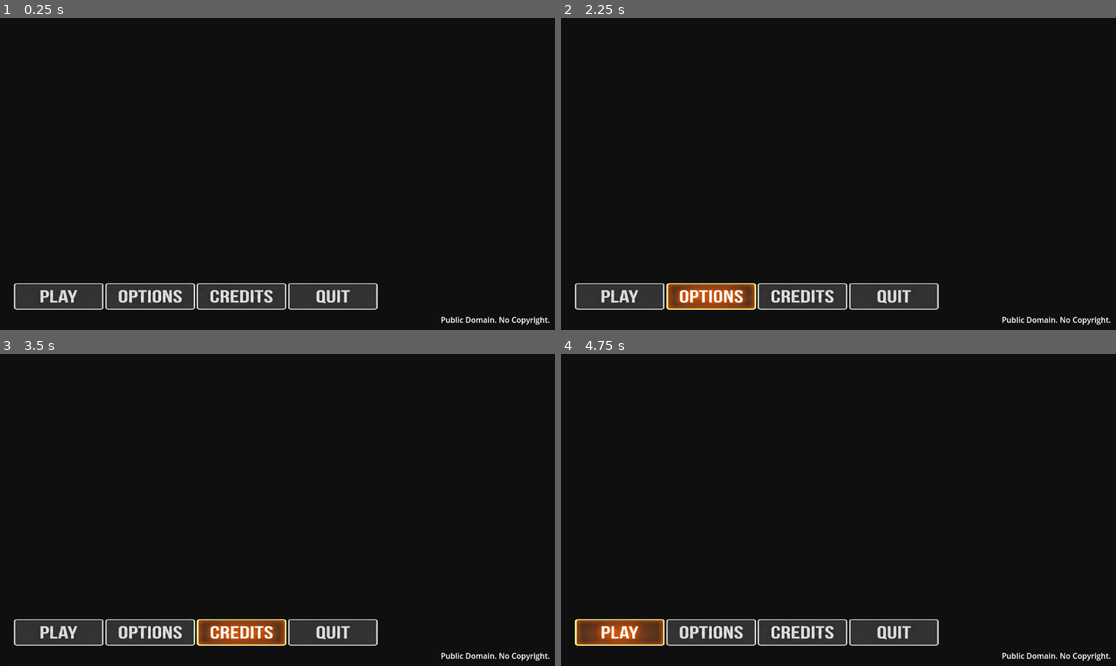
Above: before the commit, frames 1-4 (two rows, left to right).
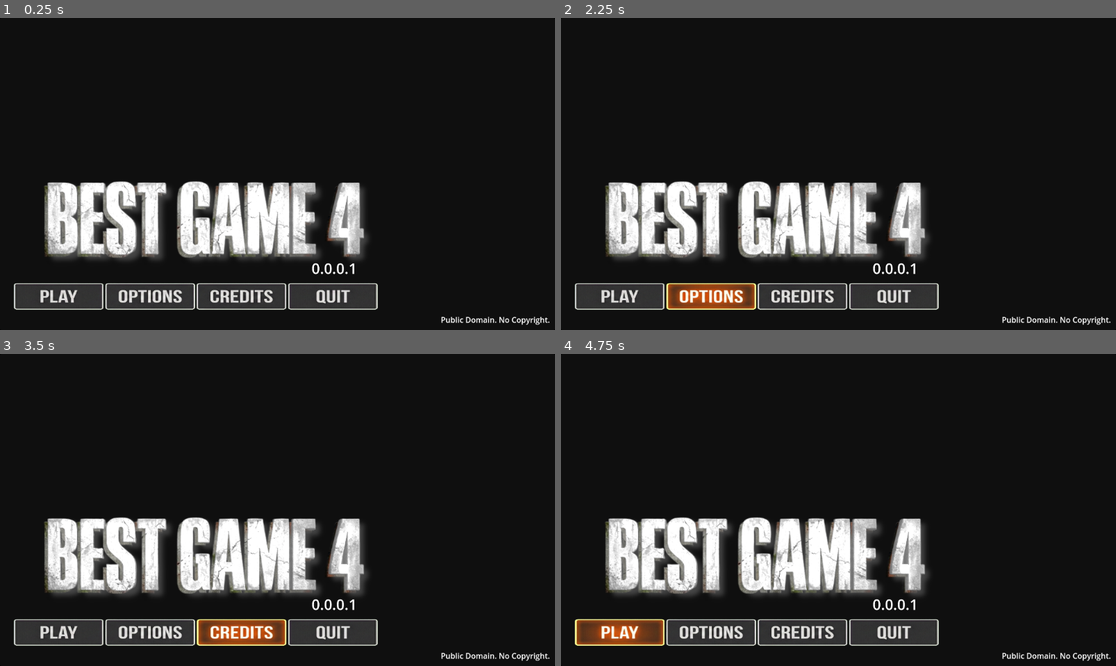
Above: after the commit, the same moments.

Repository: BoQsc/best-game-4-main-menu
Game: Godot game, scene res://node_2d.tscn
Two runs of this game, one before a commit and one after it. Both use one fixed random seed, a clock stepped at 60 frames per second and the inputs below. Video files are missing from this copy of the repository; at most half a second of black plays in their place.
Inputs (mouse positions are in pixels of both pictures, inside the frame that each line leads up to):
- Up to frame 1 (0.25 s): no input
- Up to frame 2 (2.25 s): click (622, 295) at 0.5 s; click (766, 223) at 1.25 s, where only the run after the commit has a clickable "0.0.0.1"; click (710, 295) at 2 s
- Up to frame 3 (3.5 s): click (244, 631) at 2.75 s
- Up to frame 4 (4.75 s): click (894, 631) at 3.5 s; click (622, 631) at 4.25 s

The runs differ from the first frame. In frame 1, 12% of the frame differs, in the area x 7-67%, y 52-83%; in frame 2, 12%; in frame 3, 12%; in frame 4, 12%.

Commit message:
add logo with version number

Diff:
--- a/node_2d.tscn
+++ b/node_2d.tscn
@@ -1,9 +1,10 @@
-[gd_scene load_steps=13 format=3 uid="uid://day3popjfdyvp"]
+[gd_scene load_steps=15 format=3 uid="uid://day3popjfdyvp"]
 
 [ext_resource type="VideoStream" uid="uid://c4ffv0l01nen5" path="res://backgroundanimbestgame-1.ogv" id="1_wtcfe"]
 [ext_resource type="AudioStream" uid="uid://cxjh7t0n731pk" path="res://under-the-bleak-sky-post-apocalyptic-cinematic-music-436655.mp3" id="2_0e48y"]
 [ext_resource type="Texture2D" uid="uid://daqabufuflaop" path="res://bestgame4 ui.png" id="3_epypp"]
 [ext_resource type="Texture2D" uid="uid://b452fe46xnsqn" path="res://button_play.png" id="3_kdubu"]
+[ext_resource type="Texture2D" uid="uid://cjdds3jh36tm2" path="res://Best game 4 logo.png" id="3_x0ka3"]
 [ext_resource type="Texture2D" uid="uid://cv5gqk76vuprl" path="res://button_options.png" id="4_d21ai"]
 [ext_resource type="Texture2D" uid="uid://djtaocrtjg8wf" path="res://button_play_hover.png" id="4_q6r6c"]
 [ext_resource type="Texture2D" uid="uid://crujxn42endqb" path="res://button_quit.png" id="5_rj586"]
@@ -14,6 +15,9 @@
 
 [sub_resource type="ViewportTexture" id="ViewportTexture_epypp"]
 viewport_path = NodePath("TextureRect/SubViewport")
+
+[sub_resource type="LabelSettings" id="LabelSettings_x0ka3"]
+font_size = 61
 
 [node name="Control" type="Control"]
 layout_mode = 3
@@ -59,6 +63,35 @@
 anchor_bottom = 1.0
 grow_horizontal = 2
 grow_vertical = 2
+
+[node name="TextureButton5" type="TextureButton" parent="MainMenu"]
+layout_mode = 1
+anchors_preset = 2
+anchor_top = 1.0
+anchor_bottom = 1.0
+offset_left = 85.00001
+offset_top = -315.0
+offset_right = 1474.0
+offset_bottom = 73.0
+grow_vertical = 0
+scale = Vector2(0.495, 0.495)
+texture_normal = ExtResource("3_x0ka3")
+
+[node name="Label" type="Label" parent="MainMenu/TextureButton5"]
+layout_mode = 1
+anchors_preset = 3
+anchor_left = 1.0
+anchor_top = 1.0
+anchor_right = 1.0
+anchor_bottom = 1.0
+offset_left = -253.64648
+offset_top = -52.646515
+offset_right = -63.646484
+offset_bottom = 31.353485
+grow_horizontal = 0
+grow_vertical = 0
+text = "0.0.0.1"
+label_settings = SubResource("LabelSettings_x0ka3")
 
 [node name="HBoxContainer" type="HBoxContainer" parent="MainMenu"]
 layout_mode = 1
Binary file added: Best game 4 logo.png
Not shown, added: Best game 4 logo.png.import
